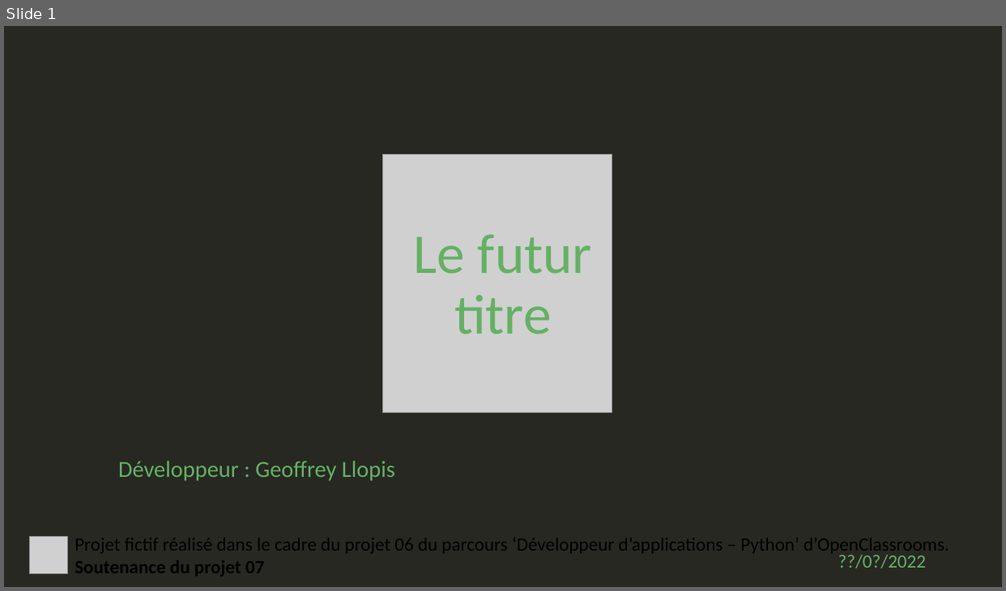
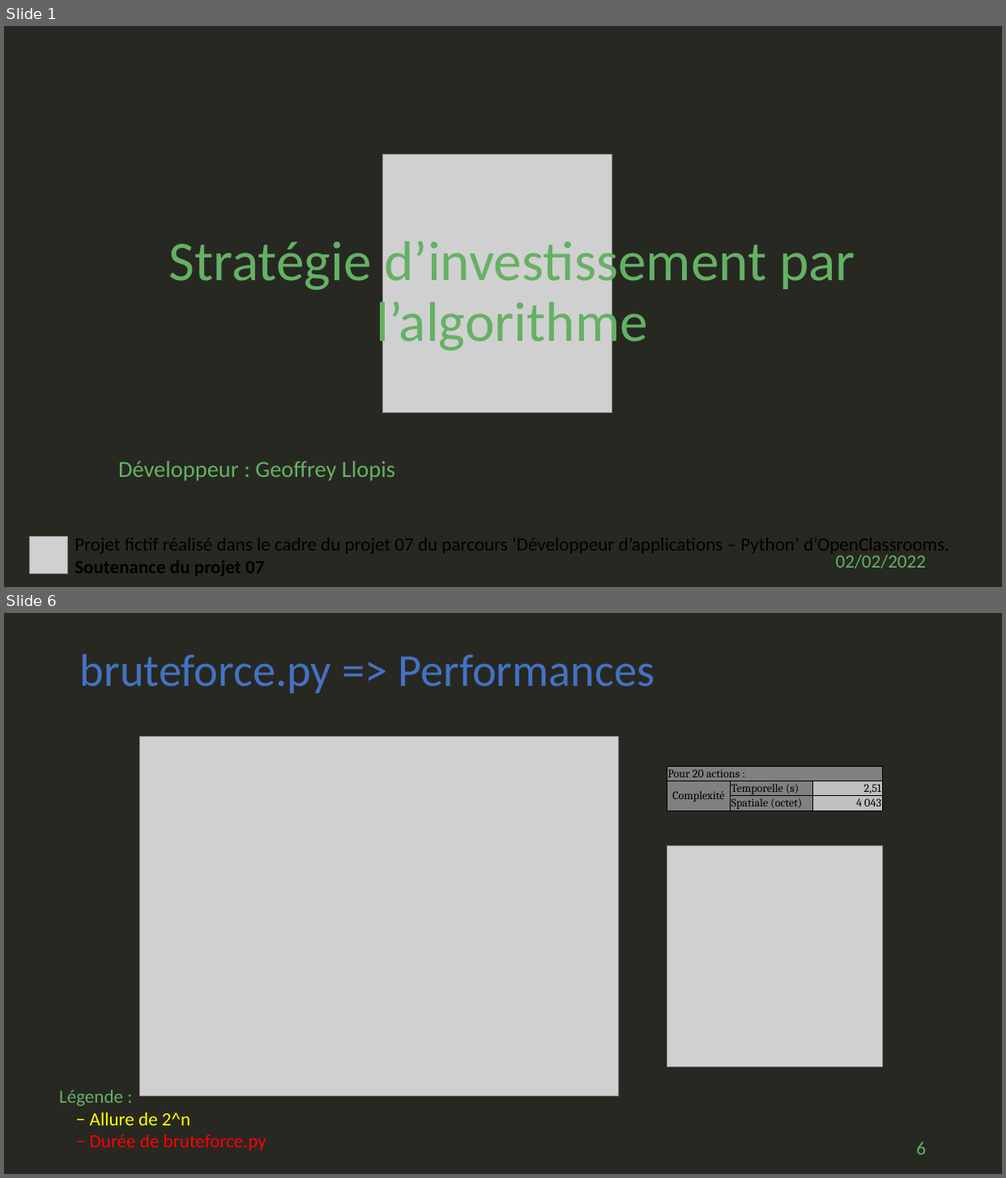
Before and after one commit to geoffrey-ll/OC_P07_Algorithmique, a slide deck: p07_slide.pptx. Shown one above the other, each under a label of ours: slide 1 before the commit, slides 1 and 6 after it; the slides between them are not shown. The pictures are 1006x591 and 1006x1178 pixels, drawn with LibreOffice and Linux fonts; fonts in the diff are those of the drawing; grey boxes stand for pictures. Boxes give left, top, right and bottom in pixels: in the first picture for what was removed or moved away, otherwise in the second. Text is boxed around its words. In the diff, an @@ line names an element or a change of style, - is before the commit and + after.

Commit message:
Présentation :     - Slides terminés.
knapsack.py - Bottom-up.
    - Optimisation. env 5s de gagné pour dataset1

```diff
--- a/p07_slide.pptx
+++ b/p07_slide.pptx
@@ slide 6 added at [4, 613, 1002, 1174], background #272822 @@
@@ title added at [80, 654, 654, 693], 44 pt, text #4472C4 @@
+bruteforce.py => Performances
@@ picture added at [139, 736, 619, 1096] @@
@@ table added at [667, 766, 883, 812], 3 rows, 3 columns @@
+Pour 20 actions : |  | 
+Complexité | Temporelle (s) | 2,51
+ | Spatiale (octet) | 4 043
@@ picture added at [667, 845, 882, 1067] @@
@@ text added at [59, 1090, 266, 1151], 18 pt, text #FF0000 @@
+Légende :
+− Allure de 2^n
+− Durée de bruteforce.py
@@ page number added at [916, 1142, 926, 1155], 18 pt, text #64B164 @@
+6
@@ slide 1 changed as well @@
@@ title at [168, 233, 855, 355]: text changed @@
-Le futur
-titre
+Stratégie d’investissement par l’algorithme
@@ text at [74, 533, 949, 556]: text changed @@
-Projet fictif réalisé dans le cadre du projet 06 du parcours ‘Développeur d’applications – Python’ d’OpenClassrooms.
+Projet fictif réalisé dans le cadre du projet 07 du parcours ‘Développeur d’applications – Python’ d’OpenClassrooms.
@@ text at [836, 555, 926, 569]: text changed @@
-??/0?/2022
+02/02/2022
```
Also in this commit, not shown: 5 other slides changed, 10 other slides added, 7 slides removed, 7 other files.
